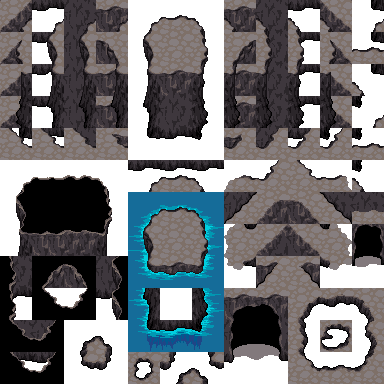
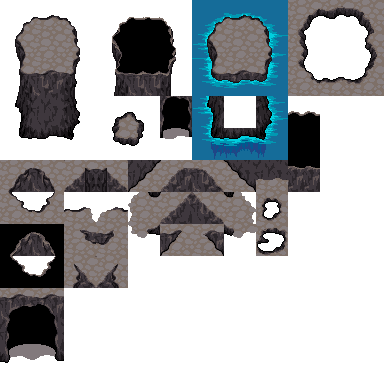
Comparing the layer stacks of the two 384 × 384 images. Changes:
added layer "variantes" above "Fondo" over bbox(288, 0, 384, 192)
painted on "Fondo" over bbox(0, 0, 384, 384)
